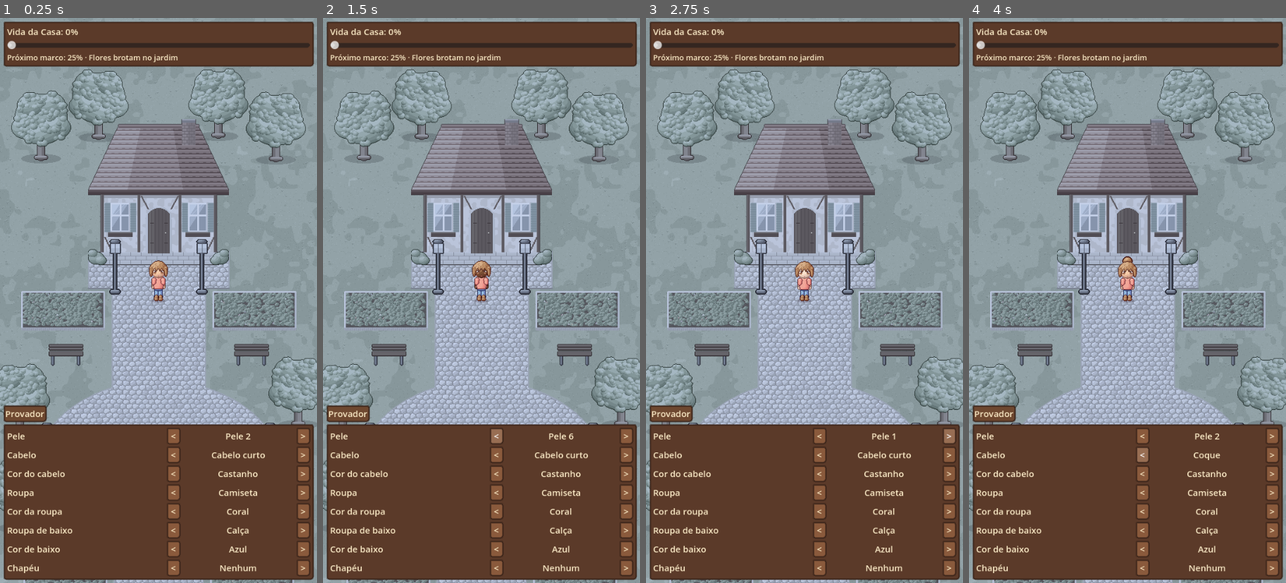
Above: before the commit, frames 1-4 (left to right).
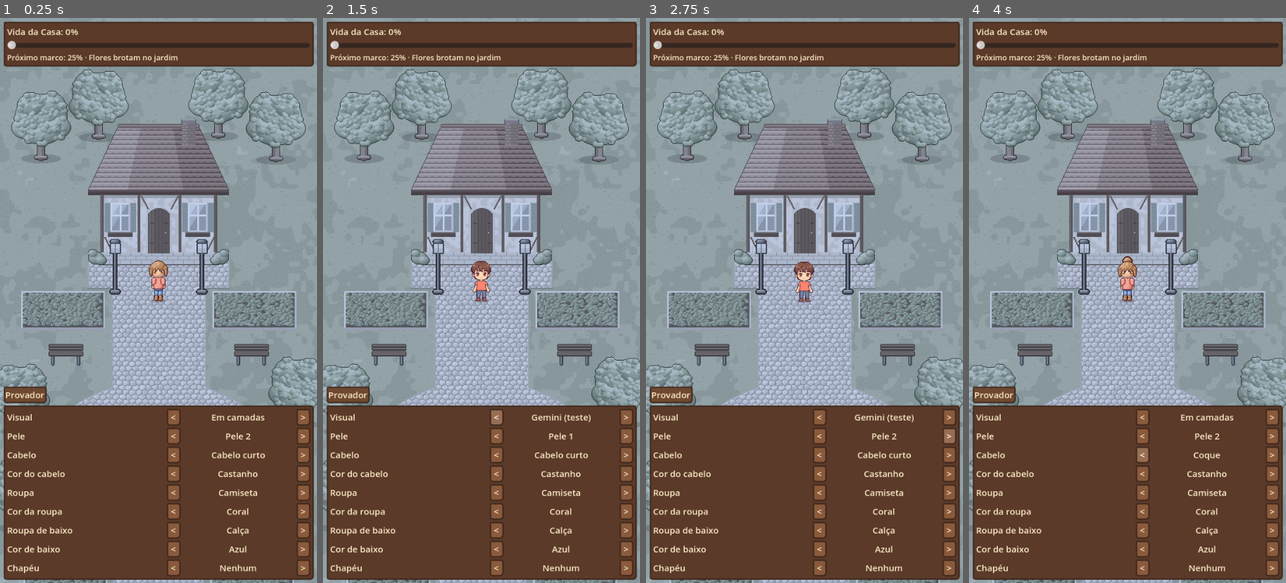
Above: after the commit, the same moments.

Repository: gusvilella/Projeto-sem-nome
Game: Godot game, scene res://cenas/principal.tscn
Same seed, same stepped clock (60 frames per second), same inputs: the game is played once before the commit and once after it.
Inputs:
- Up to frame 1 (0.25 s): no input
- Up to frame 2 (1.5 s): click "<" at 0.5 s; click "<" at 1.25 s
- Up to frame 3 (2.75 s): click ">" at 2 s
- Up to frame 4 (4 s): click ">" at 2.75 s; click "<" at 3.5 s

The runs differ from the first frame. In frame 1, 3.7% of the frame differs, in the area x 1-100%, y 65-73%; in frame 2, 4.0%, in the area x 1-100%, y 42-75%; in frame 3, 4.0%; in frame 4, 3.7%.

Commit message:
Coloca o personagem gerado no Gemini andando no protótipo
- importar_sprite.py: opção --quadros para figuras encostadas, remoção
  da sombra no chão e limpeza de pontos soltos
- montar_personagem_ia.py: monta a folha 6x3 do jogo a partir das vistas
  paradas e do ciclo de andar
- Itens do tipo 'completo' (personagem inteiro, sem camadas) no catálogo,
  no personagem e no provador
- gerar_arte.py só apaga as pastas que ele mesmo gera
- Testes, captura e GIF do personagem andando

Co-Authored-By: Claude Opus 5.5 <noreply@anthropic.com>
Claude-Session: https://claude.ai/code/session_01RYiEXhj7X4YVLnuMitJzQe

Diff:
--- a/jogo/cenas/personagem/personagem.gd
+++ b/jogo/cenas/personagem/personagem.gd
@@ -38,6 +38,8 @@
 	"cor_roupa_baixo": 1,
 	"calcado": "botinha",
 	"chapeu": "",
+	## Personagem inteiro, sem camadas (ex.: gerado por IA). Vazio = usar as camadas.
+	"completo": "",
 }
 
 var _sprites := {}
@@ -78,6 +80,15 @@
 		return
 	var base := Dados.base_personagem
 	_definir_camada("sombra", base.get("sombra"))
+	var completo := Dados.item(aparencia.get("completo", ""))
+	if not completo.is_empty():
+		for camada in CAMADAS:
+			if camada != "sombra":
+				_definir_camada(camada, null)
+		_definir_camada("corpo", completo["textura"])
+		_cabelo_recortado = false
+		_atualizar_quadro()
+		return
 	_definir_camada("corpo", base.get("corpo"), Dados.cores_da_paleta("pele", aparencia["pele"]))
 	_definir_camada("rosto", base.get("rosto"))
 
--- a/jogo/cenas/ui/painel_prototipo.gd
+++ b/jogo/cenas/ui/painel_prototipo.gd
@@ -10,6 +10,7 @@
 
 ## [rótulo, chave da aparência, origem da lista ("paleta:<grupo>" ou "item:<tipo>")]
 const OPCOES := [
+	["Visual", "completo", "item:completo"],
 	["Pele", "pele", "paleta:pele"],
 	["Cabelo", "cabelo", "item:cabelo"],
 	["Cor do cabelo", "cor_cabelo", "paleta:cabelo"],
@@ -153,6 +154,8 @@
 	else:
 		if partes[1] == "chapeu":
 			lista.append(["", "Nenhum"])
+		elif partes[1] == "completo":
+			lista.append(["", "Em camadas"])
 		for item in Dados.itens_do_tipo(partes[1]):
 			lista.append([item["id"], item["nome"]])
 	return lista
--- a/jogo/data/itens/catalogo.json
+++ b/jogo/data/itens/catalogo.json
@@ -1,11 +1,14 @@
 {
-  "descricao": "Catálogo de cosméticos. Preços e raridades seguem docs/gdd/03-economia.md. 'recoloravel' indica sprites em tons de cinza que usam uma paleta (data/personagem/paletas.json).",
+  "descricao": "Catálogo de cosméticos. Itens do tipo 'completo' são personagens inteiros, sem camadas (ex.: gerados por IA), só para teste. Preços e raridades seguem docs/gdd/03-economia.md. 'recoloravel' indica sprites em tons de cinza que usam uma paleta (data/personagem/paletas.json).",
   "base": {
     "sombra": "res://arte/personagem/corpo/sombra.png",
     "corpo": "res://arte/personagem/corpo/base.png",
     "rosto": "res://arte/personagem/rosto/padrao.png"
   },
   "itens": [
+    {"id": "ia_gemini", "nome": "Gemini (teste)", "tipo": "completo", "raridade": "comum", "gratis": true, "recoloravel": false,
+     "textura": "res://arte/personagem/ia/gemini.png"},
+
     {"id": "cabelo_curto", "nome": "Cabelo curto", "tipo": "cabelo", "raridade": "comum", "gratis": true, "recoloravel": true,
      "textura": "res://arte/personagem/cabelo/curto_frente.png"},
     {"id": "cabelo_longo", "nome": "Cabelo longo", "tipo": "cabelo", "raridade": "comum", "gratis": true, "recoloravel": true,
--- a/jogo/testes/captura.gd
+++ b/jogo/testes/captura.gd
@@ -36,6 +36,12 @@
 	principal.vale.ir_para(Vector2(330, 880))
 	await _esperar(7.0)
 	await _capturar("vida_100_poco.png")
+
+	# Personagem gerado por IA, andando de lado.
+	p.vestir("completo", "ia_gemini")
+	principal.vale.ir_para(Vector2(150, 880))
+	await _esperar(1.2)
+	await _capturar("ia_andando.png")
 
 	principal.queue_free()
 	await get_tree().process_frame
--- a/jogo/testes/teste_prototipo.gd
+++ b/jogo/testes/teste_prototipo.gd
@@ -115,6 +115,12 @@
 	p.vestir("cabelo", "cabelo_curto")
 	p.vestir("cor_cabelo", 2)
 
+	p.vestir("completo", "ia_gemini")
+	verificar(p.sprite("corpo").texture != null and p.sprite("corpo").material == null, "personagem completo no corpo, sem paleta")
+	verificar(p.sprite("cabelo_frente").texture == null and p.sprite("roupa_cima").texture == null, "personagem completo esconde as camadas")
+	p.vestir("completo", "")
+	verificar(p.sprite("roupa_cima").texture != null, "volta para as camadas")
+
 	# A cabeça acompanha o corpo, inclusive espelhada.
 	var ancora := Dados.vetor(Dados.ancoras["cabeca"]["lado"][0]) - Dados.vetor(Dados.ancoras["pes"])
 	p.direcao = Personagem.Direcao.LADO
Binary file added: jogo/arte/personagem/ia/gemini.png
Not shown, added: jogo/arte/personagem/ia/gemini.png.import
Not shown, changed: docs/arte/gerar-com-ia.md
Not shown, added: docs/arte/ia/gemini_andando.png
Not shown, added: docs/arte/ia/gemini_andando_64.png
Not shown, added: docs/arte/ia/gemini_parado.png
Not shown, added: docs/arte/ia/gemini_parado_64.png
Not shown, added: docs/prototipo/ia_andando.gif
Not shown, added: docs/prototipo/ia_andando.png
Not shown, changed: docs/prototipo/vida_000.png
Not shown, changed: docs/prototipo/vida_050.png
Not shown, changed: docs/prototipo/vida_100.png
(and 5 more such lines)
